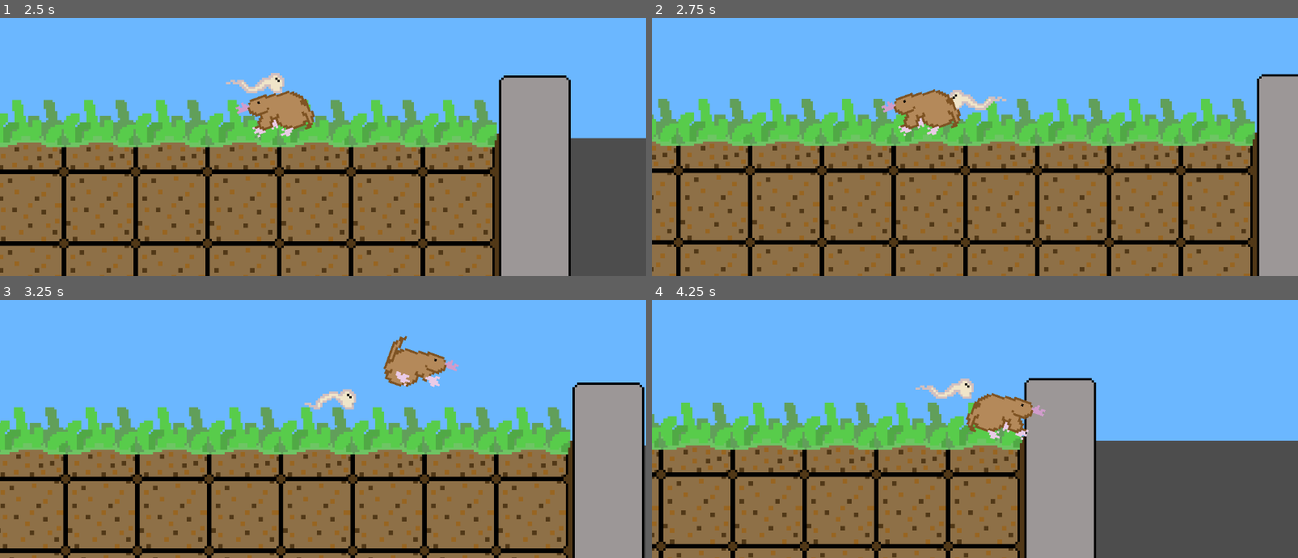
Above: before the commit, frames 1-4 (two rows, left to right).
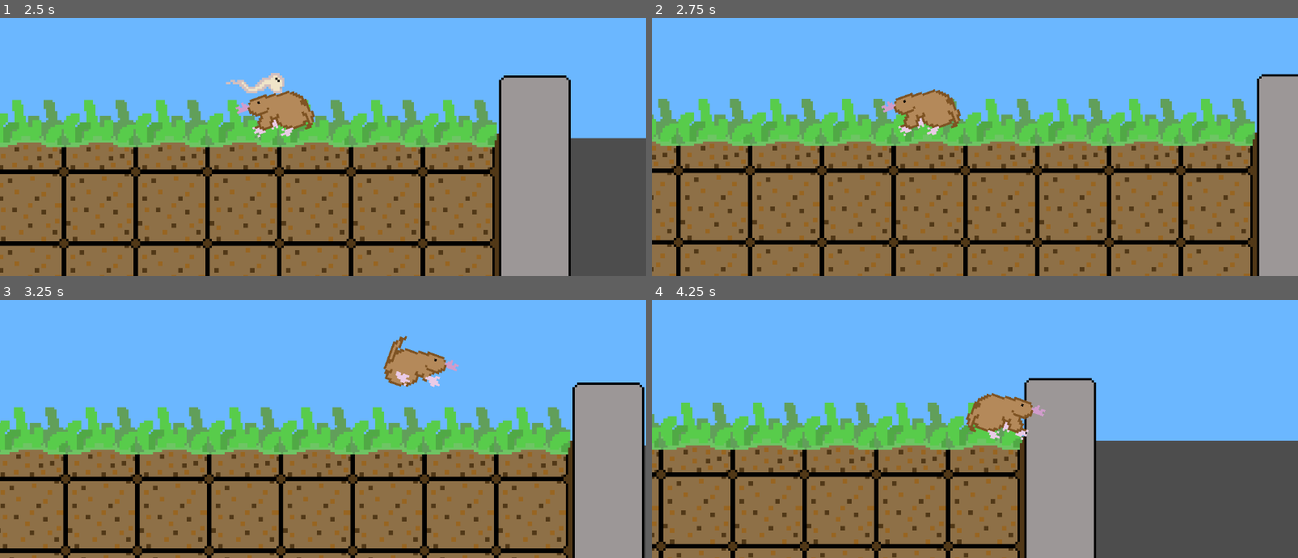
Above: after the commit, the same moments.

Repository: CanadianPS1/GameJam---Mole-Time
Game: Godot game, scene res://Scenes/game.tscn
Two runs of this game, one before a commit and one after it. Both use one fixed random seed, a clock stepped at 60 frames per second and the inputs below.
Inputs:
- Up to frame 1 (2.5 s): hold D (moveRight) 0.53-2.03 s; tap W (moveUp) at 0.77, 1.52 s; hold A (moveLeft) from 2.03 s (still down)
- Up to frame 2 (2.75 s): keep holding A (moveLeft)
- Up to frame 3 (3.25 s): release A (moveLeft) at 2.78 s; hold D (moveRight) from 2.78 s (still down); tap W (moveUp) at 3.02 s
- Up to frame 4 (4.25 s): keep holding D (moveRight); tap W (moveUp) at 3.77 s

Frame 1 is identical in both runs. In frame 2, 0.3% of the frame differs, in the area x 45-55%, y 27-36%; in frame 3, 0.3%; in frame 4, 0.4%, in the area x 40-50%, y 30-39%.

Commit message:
the mole can now get worms

Diff:
--- a/molegame/Scenes/player.tscn
+++ b/molegame/Scenes/player.tscn
@@ -91,3 +91,7 @@
 [node name="CollisionShape2D" type="CollisionShape2D" parent="."]
 position = Vector2(-1, 3)
 shape = SubResource("CircleShape2D_tx1dd")
+
+[node name="Hitbox" type="Area2D" parent="."]
+
+[node name="CollisionShape2D" type="CollisionShape2D" parent="Hitbox"]
--- a/molegame/Scenes/worm.tscn
+++ b/molegame/Scenes/worm.tscn
@@ -26,7 +26,7 @@
 }]
 
 [sub_resource type="CircleShape2D" id="CircleShape2D_skiwb"]
-radius = 5.09902
+radius = 6.08276
 
 [node name="Worm" type="Node2D"]
 script = ExtResource("1_l5dqu")
@@ -36,6 +36,12 @@
 autoplay = "default"
 frame_progress = 0.099796
 
-[node name="CollisionShape2D" type="CollisionShape2D" parent="."]
-position = Vector2(-10, -5)
+[node name="HitBox" type="Area2D" parent="."]
+z_index = 1
+position = Vector2(-8.97616, -4.15999)
+scale = Vector2(5, 5)
+
+[node name="CollisionShape2D" type="CollisionShape2D" parent="HitBox"]
+position = Vector2(-0.204768, -0.168002)
+scale = Vector2(0.2, 0.2)
 shape = SubResource("CircleShape2D_skiwb")
--- a/molegame/scripts/player.gd
+++ b/molegame/scripts/player.gd
@@ -1,10 +1,17 @@
 extends CharacterBody2D
 
-
-const SPEED = 200.0
 const JUMP_VELOCITY = -200.0
 
+var speed = 200.0
+var numWorms = 0
+
 @onready var animated_sprite: AnimatedSprite2D = $AnimatedSprite2D
+
+
+func add_worm():
+	numWorms += 1
+	print("added worm")
+
 
 func _physics_process(delta: float) -> void:
 	# Add the gravity.
@@ -37,8 +44,8 @@
 
 
 	if direction:
-		velocity.x = direction * SPEED
+		velocity.x = direction * speed
 	else:
-		velocity.x = move_toward(velocity.x, 0, SPEED)
+		velocity.x = move_toward(velocity.x, 0, speed)
 
 	move_and_slide()
--- a/molegame/scripts/worm.gd
+++ b/molegame/scripts/worm.gd
@@ -9,6 +9,11 @@
 	$AnimatedSprite2D.flip_h = true;
 	player = get_node("../Player")
 
+	if has_node("HitBox"):
+		$HitBox.body_entered.connect(_on_hit_box_body_entered)
+	else:
+		print("no hitbox :P")
+
 func _process(delta):
 	var direction = (player.global_position - global_position).normalized()
 
@@ -18,3 +23,15 @@
 		$AnimatedSprite2D.flip_h = true
 	else:
 		$AnimatedSprite2D.flip_h = false
+
+
+func _on_hit_box_body_entered(body):
+
+	print("hit detected on", body.name)
+
+	if body.has_method("add_worm"):
+		body.add_worm()
+	else:
+		print("lol loser")
+
+	queue_free()
